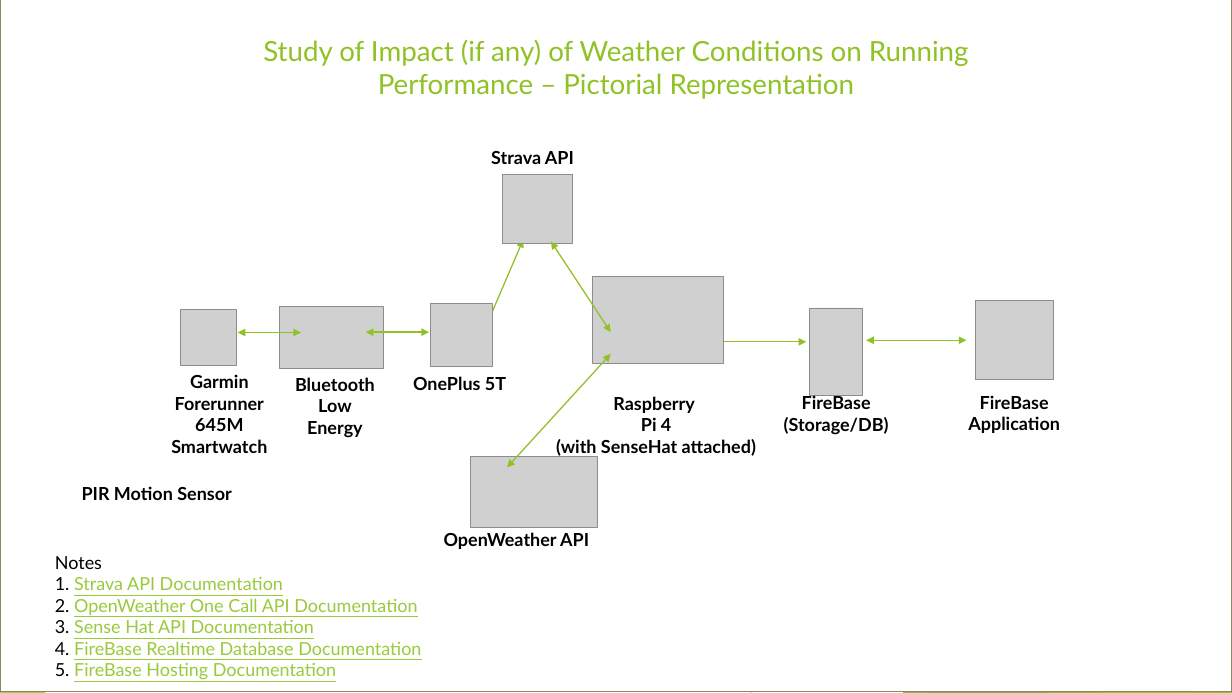
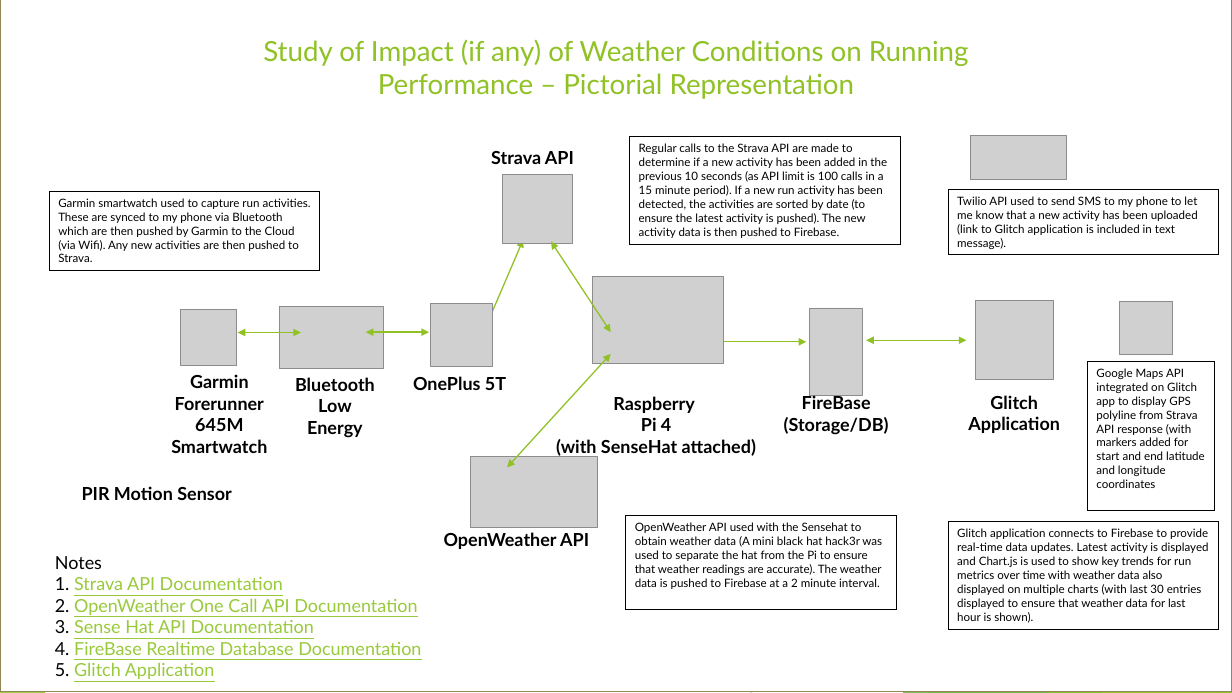
Before and after one commit to JohnDennehy101/homeautomation, a slide deck: slide 7 of JohnDennehy_ProjectGraphics_Benchmarks_Presentation.pptx. Drawn at 1232x693 pixels with LibreOffice and Linux fonts; fonts in the diff are those of the drawing; grey boxes stand for pictures. Boxes give left, top, right and bottom in pixels: in the first picture for what was removed or moved away, otherwise in the second. Text is boxed around its words. In the diff, an @@ line names an element or a change of style, - is before the commit and + after.

```diff
--- a/JohnDennehy_ProjectGraphics_Benchmarks_Presentation.pptx
+++ b/JohnDennehy_ProjectGraphics_Benchmarks_Presentation.pptx
@@ rectangle added at <box>629,137,900,244</box>, outline #000000 0.75 pt, 9 pt, text #000000 @@
+Regular calls to the Strava API are made to determine if a new activity has been added in the previous 10 seconds (as API limit is 100 calls in a 15 minute period). If a new run activity has been detected, the activities are sorted by date (to ensure the latest activity is pushed). The new activity data is then pushed to Firebase.
@@ picture added at <box>971,136,1067,180</box> @@
@@ rectangle added at <box>49,191,320,271</box>, outline #000000 0.75 pt, 9 pt, text #000000 @@
+Garmin smartwatch used to capture run activities. These are synced to my phone via Bluetooth which are then pushed by Garmin to the Cloud (via Wifi). Any new activities are then pushed to Strava.
@@ rectangle added at <box>948,189,1219,255</box>, outline #000000 0.75 pt, 9 pt, text #000000 @@
+Twilio API used to send SMS to my phone to let me know that a new activity has been uploaded (link to Glitch application is included in text message).
@@ picture added at <box>1120,301,1174,355</box> @@
@@ rectangle added at <box>1088,361,1214,511</box>, outline #000000 0.75 pt, 9 pt, text #000000 @@
+Google Maps API integrated on Glitch app to display GPS polyline from Strava API response (with markers added for start and end latitude and longitude coordinates
@@ text at <box>990,395,1037,409</box>: text changed @@
-FireBase
+Glitch
@@ rectangle added at <box>626,516,897,609</box>, outline #000000 0.75 pt, 9 pt, text #000000 @@
+OpenWeather API used with the Sensehat to obtain weather data (A mini black hat hack3r was used to separate the hat from the Pi to ensure that weather readings are accurate). The weather data is pushed to Firebase at a 2 minute interval.
@@ rectangle added at <box>948,522,1219,629</box>, outline #000000 0.75 pt, 9 pt, text #000000 @@
+Glitch application connects to Firebase to provide real-time data updates. Latest activity is displayed and Chart.js is used to show key trends for run metrics over time with weather data also displayed on multiple charts (with last 30 entries displayed to ensure that weather data for last hour is shown).
@@ text at <box>55,662,215,679</box>: text changed @@
-5. FireBase Hosting Documentation
+5. Glitch Application
```
Also in this commit, not shown: 6 other slides changed, 1 other file.
